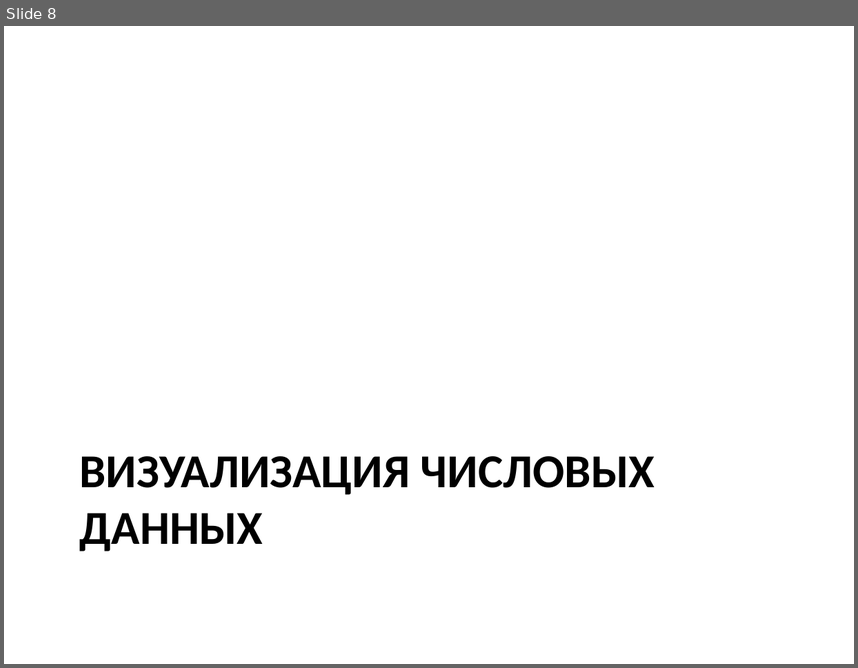
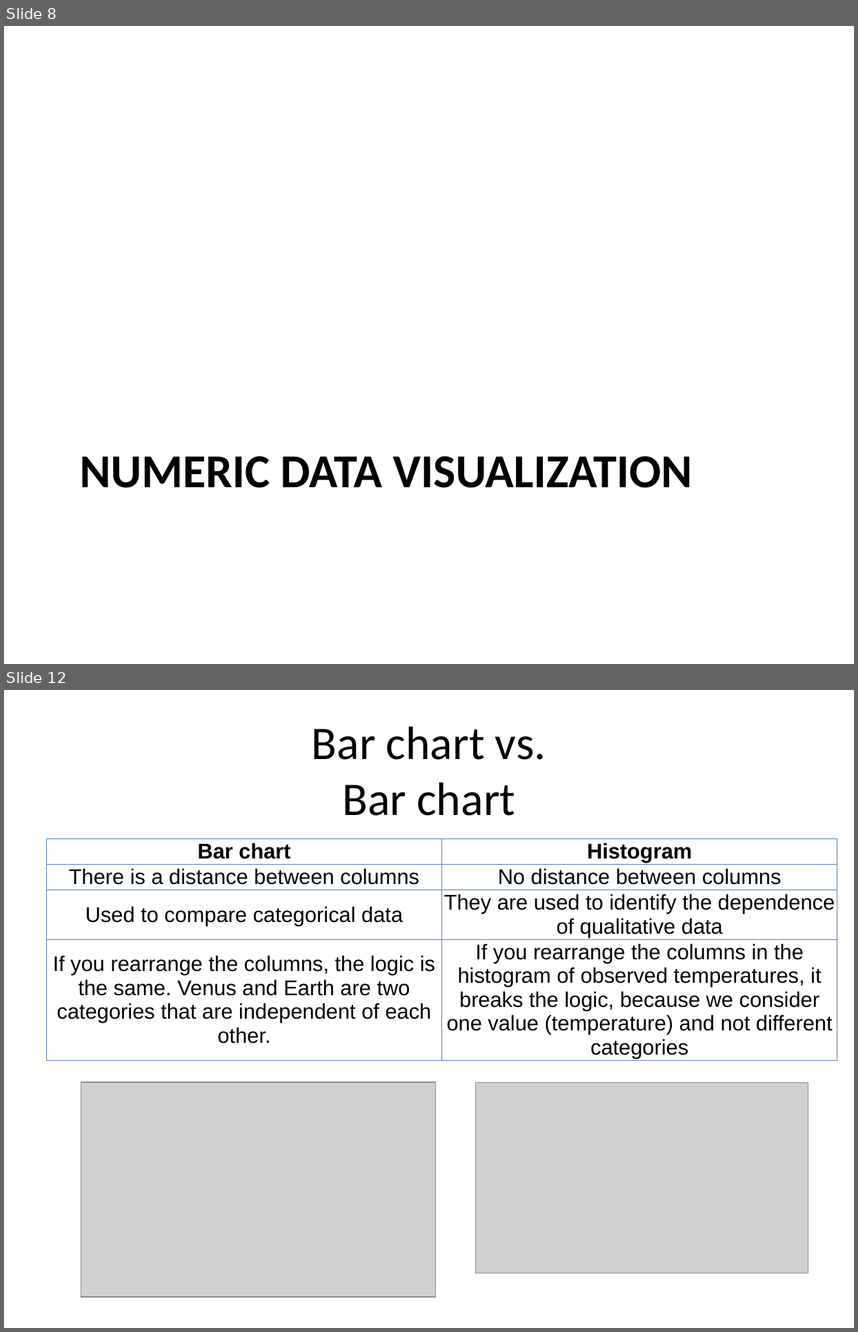
Before and after one commit to a-vodka/dv, a slide deck: dv-lec1-intro.pptx. Shown one above the other, each under a label of ours: slide 8 before the commit, slides 8 and 12 after it; the slides between them are not shown. The pictures are 858x668 and 858x1332 pixels, drawn with LibreOffice and Linux fonts; fonts in the diff are those of the drawing; grey boxes stand for pictures; background and template pictures are left out. Boxes give left, top, right and bottom in pixels: in the first picture for what was removed or moved away, otherwise in the second. Text is boxed around its words. In the diff, an @@ line names an element or a change of style, - is before the commit and + after.

```diff
--- a/dv-lec1-intro.pptx
+++ b/dv-lec1-intro.pptx
@@ slide 12 added at box(4, 690, 854, 1328), background picture (left out) @@
@@ title added at box(312, 727, 546, 816), 39.6 pt, text #000000 @@
+Bar chart vs.
+Bar chart
@@ table added at box(47, 839, 837, 1075), 4 rows, 2 columns @@
+Bar chart | Histogram
+There is a distance between columns | No distance between columns
+Used to compare categorical data | They are used to identify the dependence of qualitative data
+If you rearrange the columns, the logic is the same. Venus and Earth are two categories that are independent of each other. | If you rearrange the columns in the histogram of observed temperatures, it breaks the logic, because we consider one value (temperature) and not different categories
@@ picture added at box(81, 1082, 436, 1296) @@
@@ picture added at box(476, 1083, 808, 1273) @@
@@ slide 8 changed as well @@
@@ title at box(80, 456, 693, 488): text changed @@
-ВИЗУАЛИЗАЦИЯ ЧИСЛОВЫХ ДАННЫХ
+NUMERIC DATA VISUALIZATION
```
Also in this commit, not shown: 28 other slides changed, 4 other slides added, 5 slides removed, 9 other files.
